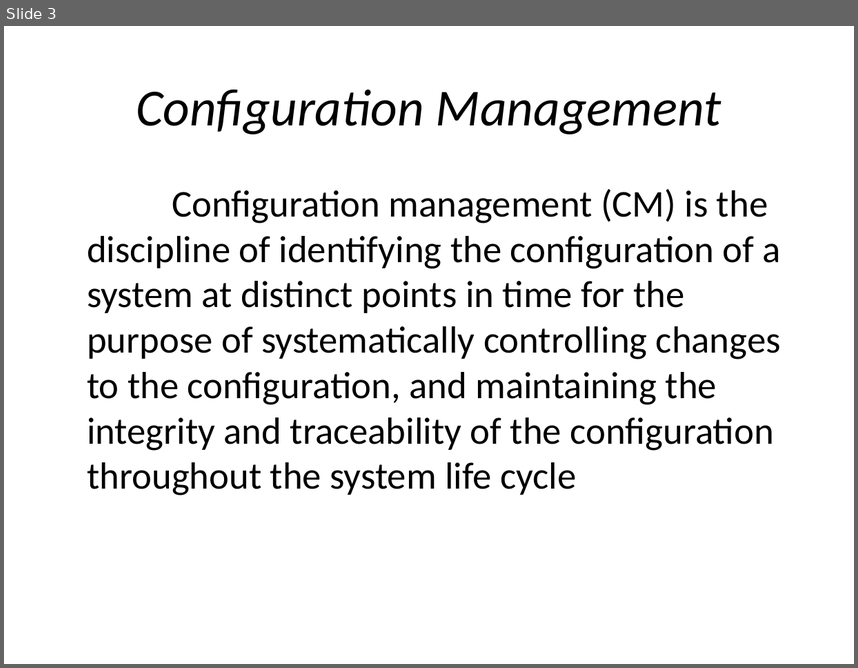
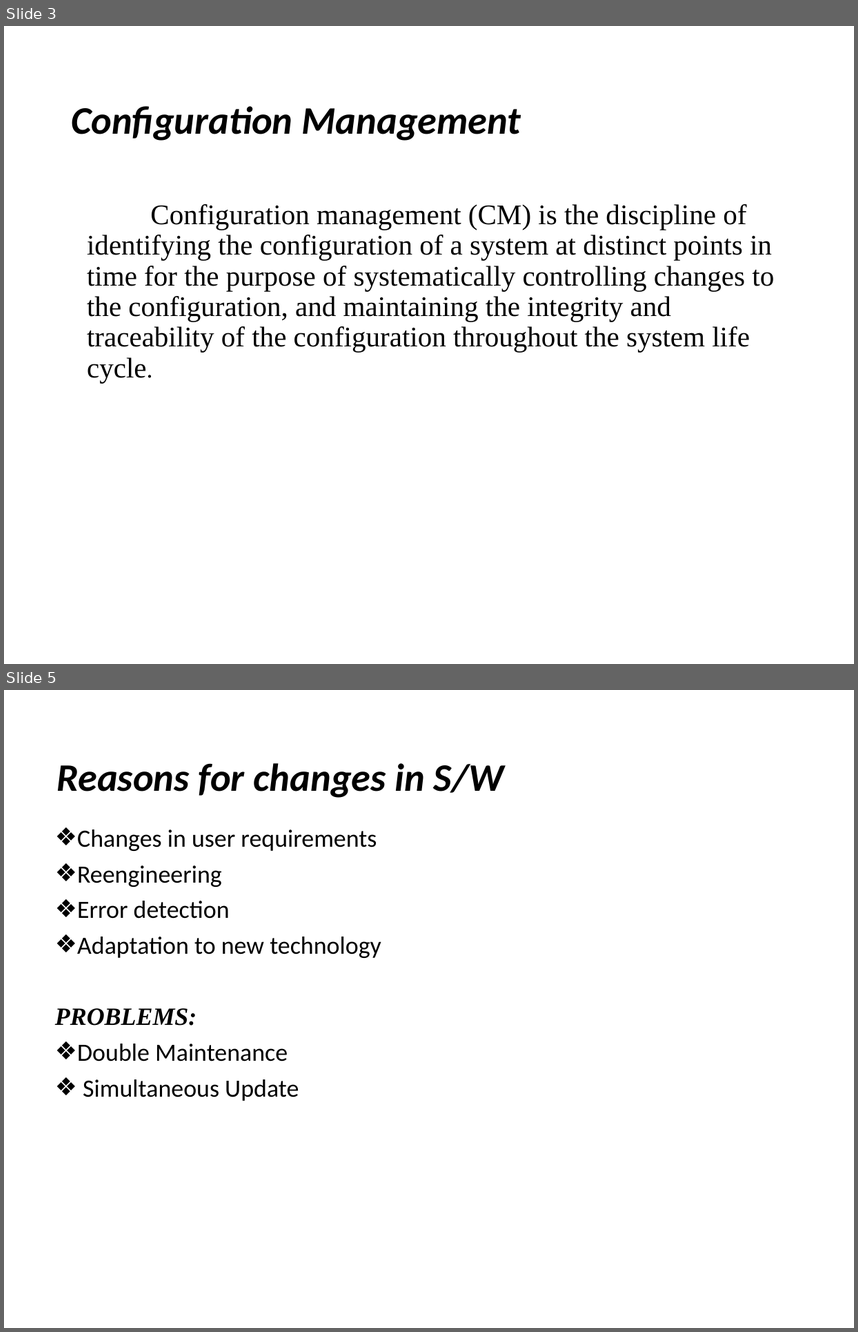
Before and after one commit to suvethaammu/suvethaammu, a slide deck: BEST PRACTICES OF SOTWARE CONFIGURATION MANAGEMENT.pptx. Shown one above the other, each under a label of ours: slide 3 before the commit, slides 3 and 5 after it; the slides between them are not shown. The pictures are 858x668 and 858x1332 pixels, drawn with LibreOffice and Linux fonts; fonts in the diff are those of the drawing. Boxes give left, top, right and bottom in pixels: in the first picture for what was removed or moved away, otherwise in the second. Text is boxed around its words. In the diff, an @@ line names an element or a change of style, - is before the commit and + after.

```diff
--- a/BEST PRACTICES OF SOTWARE CONFIGURATION MANAGEMENT.pptx
+++ b/BEST PRACTICES OF SOTWARE CONFIGURATION MANAGEMENT.pptx
@@ slide 5 added at box(4, 690, 854, 1328), background #FFFFFF @@
@@ title added at box(57, 763, 504, 798), 33 pt, text #000000, bold, italic @@
+Reasons for changes in S/W
@@ text added at box(55, 829, 381, 1101), 21 pt, text #000000 @@
+❖ Changes in user requirements
+❖ Reengineering
+❖ Error detection
+❖ Adaptation to new technology
+PROBLEMS:
+❖ Double Maintenance
+❖ Simultaneous Update
@@ slide 3 changed as well @@
@@ title "Configuration Management": place and size @@
-title "Configuration Management" at box(136, 89, 722, 134)
+title "Configuration Management" at box(71, 106, 521, 141)
@@ title "Configuration Management" at box(71, 106, 521, 141): size 44 to 33 pt, bold on; alignment centre to left; line spacing 1 to 0.9 @@
@@ text at box(87, 204, 774, 383): text changed; size 32 to 24 pt; font Calibri to Times New Roman @@
-Configuration management (CM) is the discipline of identifying the configuration of a system at distinct points in time for the purpose of systematically controlling changes to the configuration, and maintaining the integrity and traceability of the configuration throughout the system life cycle
+Configuration management (CM) is the discipline of identifying the configuration of a system at distinct points in time for the purpose of systematically controlling changes to the configuration, and maintaining the integrity and traceability of the configuration throughout the system life cycle.
```
Also in this commit, not shown: 8 other slides changed, 10 other slides added, 12 slides removed.
